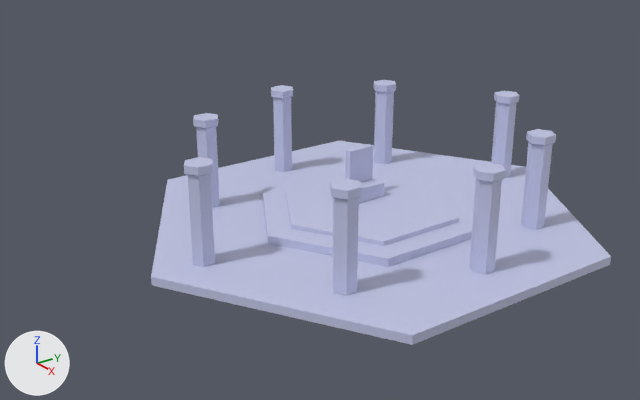
The Blender file Assets/Art/Models/Environment/DeityAltar/deity_altar_blockout.blend as it was, and as the next commit left it.
Both versions are drawn from a 50 mm camera at (15.73, -12.83, 7.98) aimed at (-1.92, -0.19, -0.82). The lights are fixed; the arrows at lower left show +X, +Y and +Z.

The older version as bpy lines, for what is in view:
```python
me_cylinder = bpy.data.meshes.new('Cylinder')
me_cylinder.from_pydata(...)  # 24 vertices, 20 faces; spans x -1.27..1.27, y -1.46..1.46, z -0.15..0.15
me_cylinder.materials.append(mat_altar_material)  # white #c4c8e7
me_cylinder_001 = bpy.data.meshes.new('Cylinder.001')
me_cylinder_001.from_pydata(...)  # 24 vertices, 20 faces; spans x -0.28..0.28, y -0.34..0.34, z -1.24..1.24
me_cylinder_001.materials.append(mat_altar_material)  # white #c4c8e7
me_cylinder_009 = bpy.data.meshes.new('Cylinder.009')
me_cylinder_009.from_pydata(...)  # 24 vertices, 20 faces; spans x -0.28..0.28, y -0.34..0.34, z -1.24..1.24
me_cylinder_009.materials.append(mat_altar_material)  # white #c4c8e7
ob_cylinder = bpy.data.objects.new('Cylinder', me_cylinder)
ob_cylinder.location = (0.02, -0.12, -0.43)
ob_cylinder.scale = (2.0, 2.0, 1.0)
ob_cylinder_005 = bpy.data.objects.new('Cylinder.005', me_cylinder_001)
ob_cylinder_005.location = (3.8, 0.0, 0.48)
ob_cylinder_009 = bpy.data.objects.new('Cylinder.009', me_cylinder_009)
ob_cylinder_009.location = (2.84, -2.98, 0.48)
# also in view: 'Cube' at (-0.29, 0.0, 0.35); 'Cylinder.001' at (-3.95, 0.0, 0.48); 'Cylinder.007' at (2.84, 2.66, 0.48); 'Cylinder.008' at (-2.8, 2.66, 0.48); 'Cylinder.004' at (-0.01, -0.14, -0.68)
```
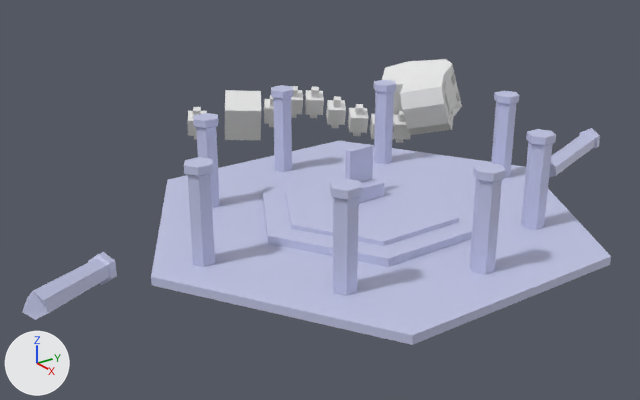
Pixel boxes (x1, y1, x2, y2) of what changed, in the pictures (640 x 400 px):
```json
{"object": "Cube.002", "change": "added", "after": [187, 86, 411, 143]}
{"object": "Cube.001", "change": "added", "after": [382, 59, 462, 135]}
{"object": "Cylinder.011", "change": "added", "after": [22, 252, 117, 320]}
{"object": "Cylinder.010", "change": "added", "after": [549, 128, 600, 178]}
```

Scene script edits in JSON lines:
```json
{"op": "add", "block": "mat_altar_material_001", "code": ["mat_altar_material_001 = principled_material('altar_material.001')", "mat_altar_material_001.base_color = (0.551, 0.575, 0.8)  # white #c4c8e7"]}
{"op": "add", "block": "me_cube_002", "code": ["me_cube_002 = bpy.data.meshes.new('Cube.002')", "me_cube_002.from_pydata(...)  # 256 vertices, 238 faces; spans x -2.2..2.2, y -3.31..3.31, z -0.86..1.02"]}
{"op": "add", "block": "me_cube_001", "code": ["me_cube_001 = bpy.data.meshes.new('Cube.001')", "me_cube_001.from_pydata(...)  # 82 vertices, 66 faces; spans x -1.54..1.54, y -1.35..1.35, z -1.15..1.15"]}
{"op": "add", "block": "me_cylinder_011", "code": ["me_cylinder_011 = bpy.data.meshes.new('Cylinder.011')", "me_cylinder_011.from_pydata(...)  # 24 vertices, 20 faces; spans x -0.51..0.51, y -1.03..1.28, z -0.47..0.47", "me_cylinder_011.materials.append(mat_altar_material_001)  # white #c4c8e7"]}
{"op": "add", "block": "me_cylinder_010", "code": ["me_cylinder_010 = bpy.data.meshes.new('Cylinder.010')", "me_cylinder_010.from_pydata(...)  # 24 vertices, 20 faces; spans x -0.51..0.51, y -1.28..1.28, z -0.47..0.47", "me_cylinder_010.materials.append(mat_altar_material_001)  # white #c4c8e7"]}
{"op": "add", "block": "ob_cube_002", "code": ["ob_cube_002 = bpy.data.objects.new('Cube.002', me_cube_002)", "ob_cube_002.location = (-7.4, 2.94, -0.57)"]}
{"op": "add", "block": "ob_cube_001", "code": ["ob_cube_001 = bpy.data.objects.new('Cube.001', me_cube_001)", "ob_cube_001.location = (-5.45, 6.53, 0.16)"]}
{"op": "add", "block": "ob_cylinder_011", "code": ["ob_cylinder_011 = bpy.data.objects.new('Cylinder.011', me_cylinder_011)", "ob_cylinder_011.location = (-0.08, -7.76, -0.26)", "ob_cylinder_011.rotation_euler = (-0.204, -0.149, 0.323)  # degrees (-12, -8.5, 19)"]}
{"op": "add", "block": "ob_cylinder_010", "code": ["ob_cylinder_010 = bpy.data.objects.new('Cylinder.010', me_cylinder_010)", "ob_cylinder_010.location = (-0.03, 7.46, -0.49)"]}
```
